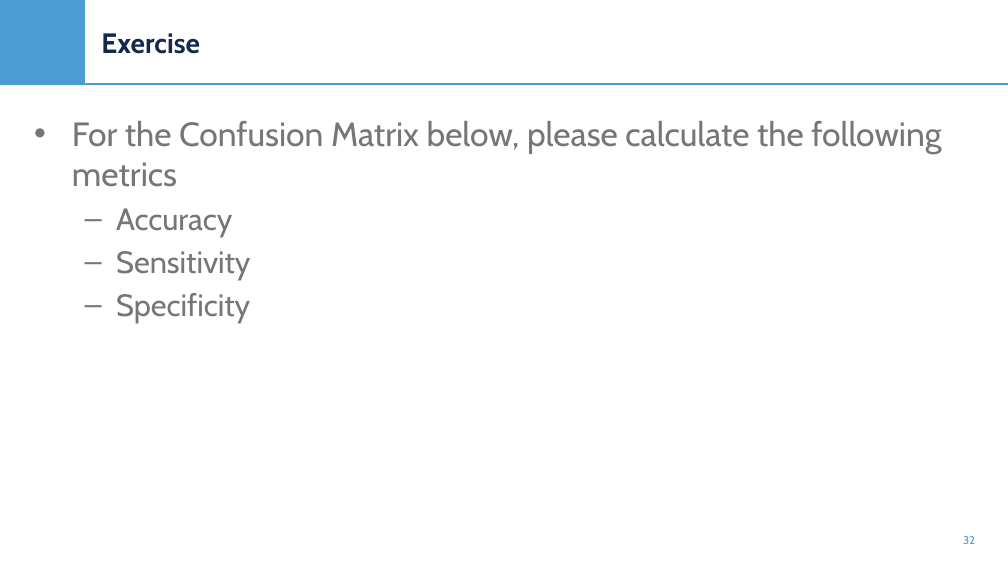
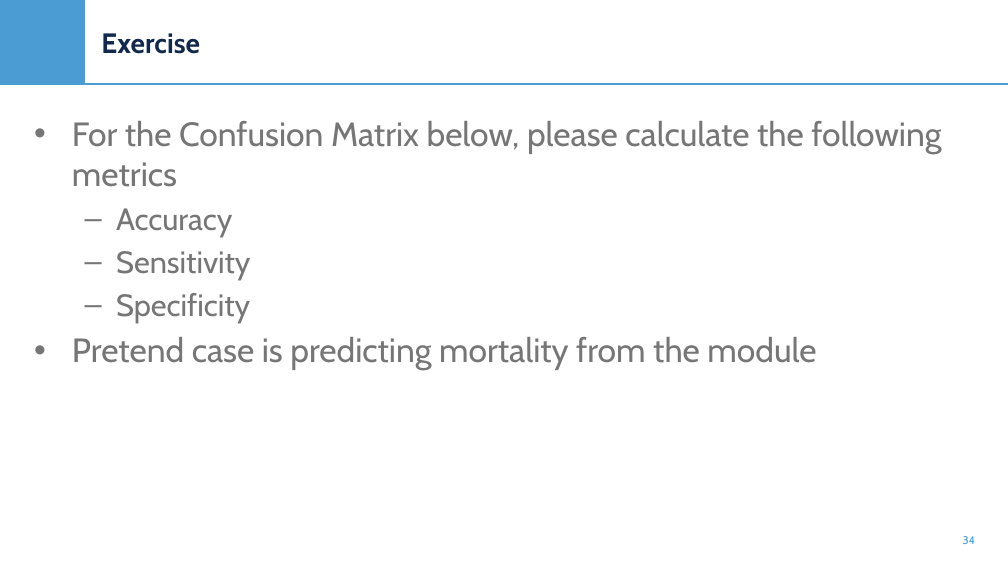
Before and after one commit to e-cui/ENABLE-HiDAV-Online-Modules, a slide deck: slide 34 of Data Mining Modules/Presentations/Predictive Analysis.pptx (slide 32 before the commit). Drawn at 1008x567 pixels with LibreOffice and Linux fonts; fonts in the diff are those of the drawing; background and template pictures are left out. Boxes give left, top, right and bottom in pixels: in the first picture for what was removed or moved away, otherwise in the second. Text is boxed around its words. In the diff, an @@ line names an element or a change of style, - is before the commit and + after.

```diff
--- a/Data Mining Modules/Presentations/Predictive Analysis.pptx
+++ b/Data Mining Modules/Presentations/Predictive Analysis.pptx
@@ text at box(72, 337, 816, 370): paragraph added @@
+• Pretend case is predicting mortality from the module
@@ page number at box(963, 536, 975, 544): text changed @@
-32
+34
```
Also in this commit, not shown: 4 other slides changed, 2 slides added.
